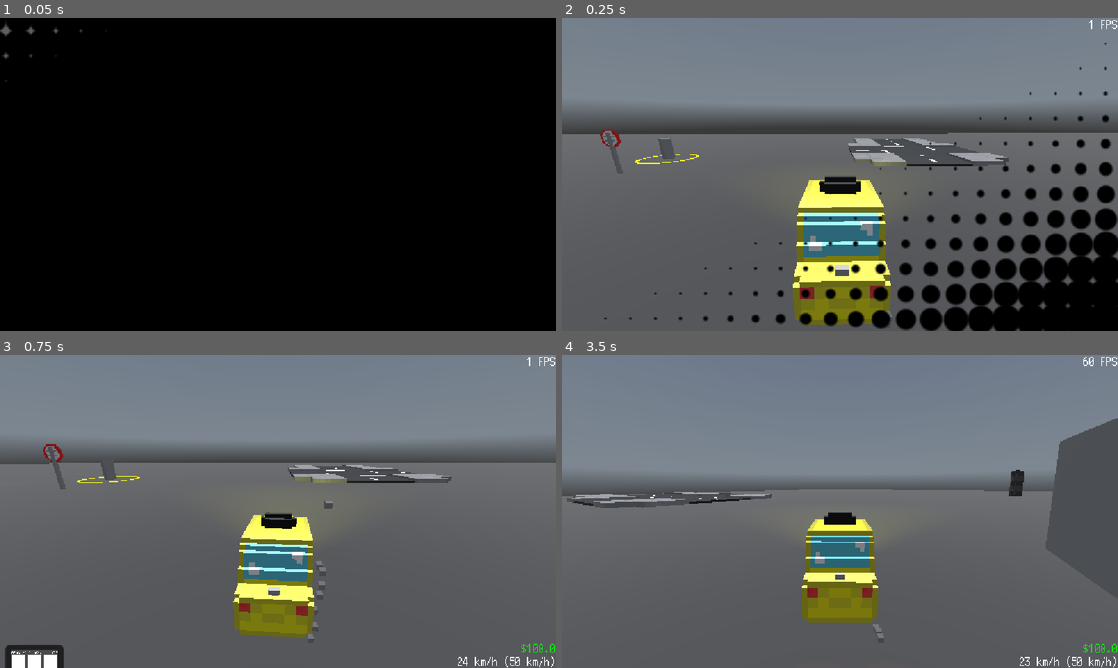
Above: before the commit, frames 1-4 (two rows, left to right).
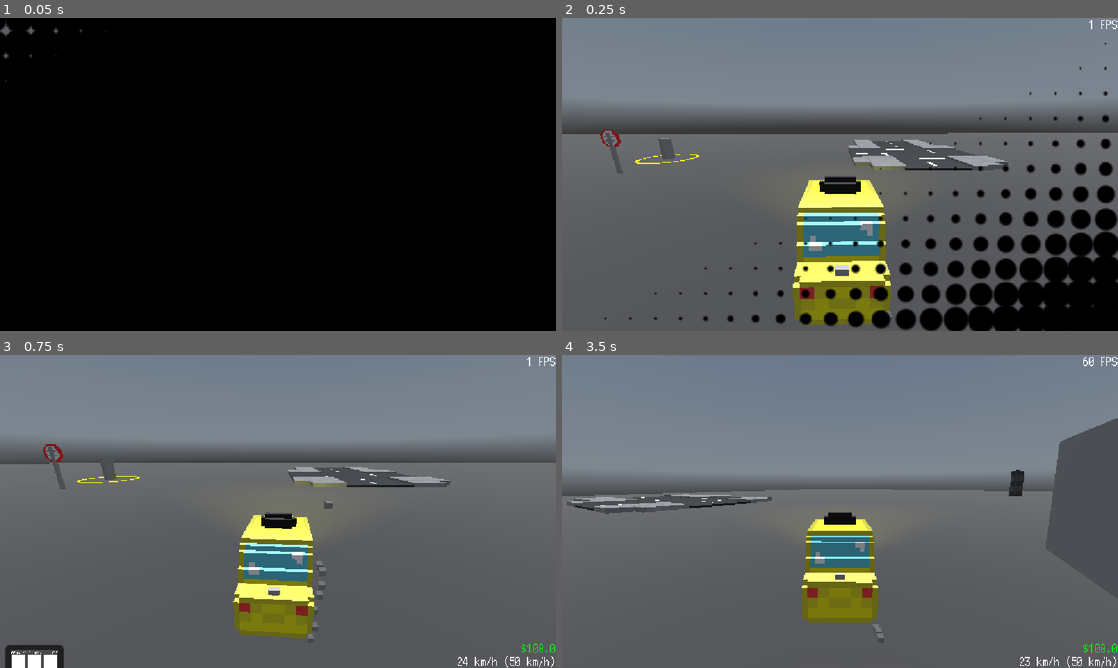
Above: after the commit, the same moments.

Repository: RafaeloxMC/super-taxi-sim
Game: Godot game, scene res://scenes/map/world.tscn
Two runs of this game, one before a commit and one after it. Both use one fixed random seed, a clock stepped at 60 frames per second and the inputs below. This scene is started directly instead of the project's main scene. A sky picture missing from this copy of the repository is replaced by a grey-blue gradient.
Inputs (mouse positions are in pixels of both pictures, inside the frame that each line leads up to):
- Up to frame 1 (0.05 s): no input
- Up to frame 2 (0.25 s): no input
- Up to frame 3 (0.75 s): tap Enter at 0.5 s; move the mouse to (400, 495) at 0.52 s; hold D (steer_right) from 0.53 s (still down); tap Q (phone) at 0.6 s; click (400, 495) at 0.67 s
- Up to frame 4 (3.5 s): move the mouse to (840, 511) at 1.27 s; release D (steer_right) at 1.28 s; hold S (brake) 1.28-2.03 s; tap Alt at 1.35 s; click (840, 511) at 1.42 s; move the mouse to (895, 442) at 2.02 s; hold D (steer_right) 2.03-2.78 s; tap Shift at 2.1 s; move the mouse to (812, 574) at 2.77 s; hold W (accelerate) from 2.78 s (still down); tap Q (phone) at 2.85 s; click (812, 574) at 2.92 s

Frame 1 is identical in both runs. In frame 2, 1.1% of the frame differs, in the area x 51-81%, y 38-49%; in frame 3, 1.1%; in frame 4, 1.4%, in the area x 0-38%, y 43-51%.

Commit message:
Fix street y offset in world

Diff:
--- a/scenes/map/world.tscn
+++ b/scenes/map/world.tscn
@@ -126,7 +126,7 @@
 transform = Transform3D(-6.556708e-08, 0, -1.5, 0, 1.5, 0, 1.5, 0, -6.556708e-08, 27.227303, 0.5, -23.599686)
 
 [node name="Street" parent="." instance=ExtResource("14_il0qy")]
-transform = Transform3D(1, 0, 0, 0, 1, 0, 0, 0, 1, -13, 1, 43)
+transform = Transform3D(1, 0, 0, 0, 1, 0, 0, 0, 1, -13, 0.5, 43)
 
 [node name="Crossing" parent="." instance=ExtResource("15_il0qy")]
-transform = Transform3D(1, 0, 0, 0, 1, 0, 0, 0, 1, -13, 1, 29)
+transform = Transform3D(1, 0, 0, 0, 1, 0, 0, 0, 1, -13, 0.5, 29)
